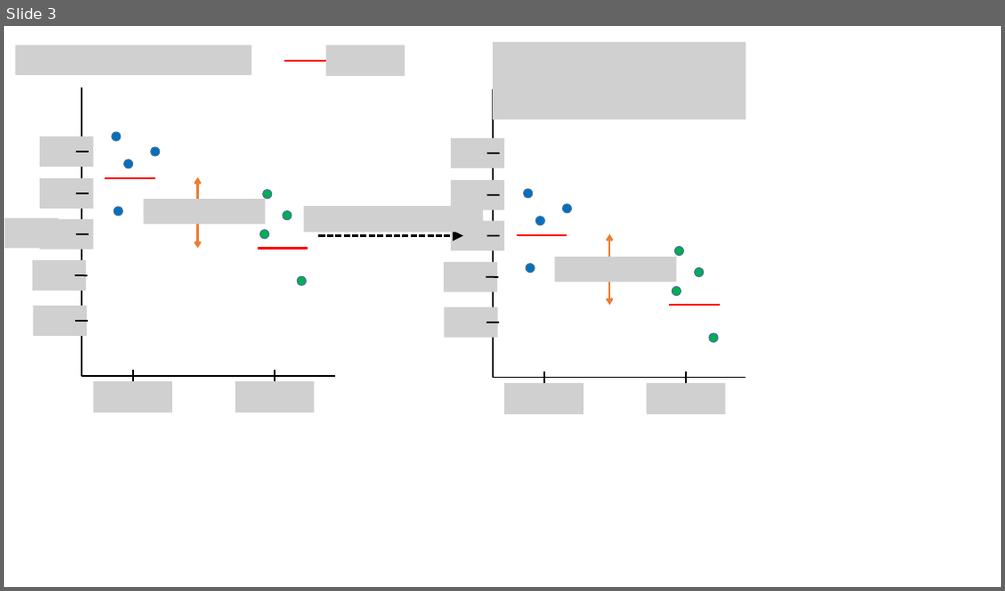
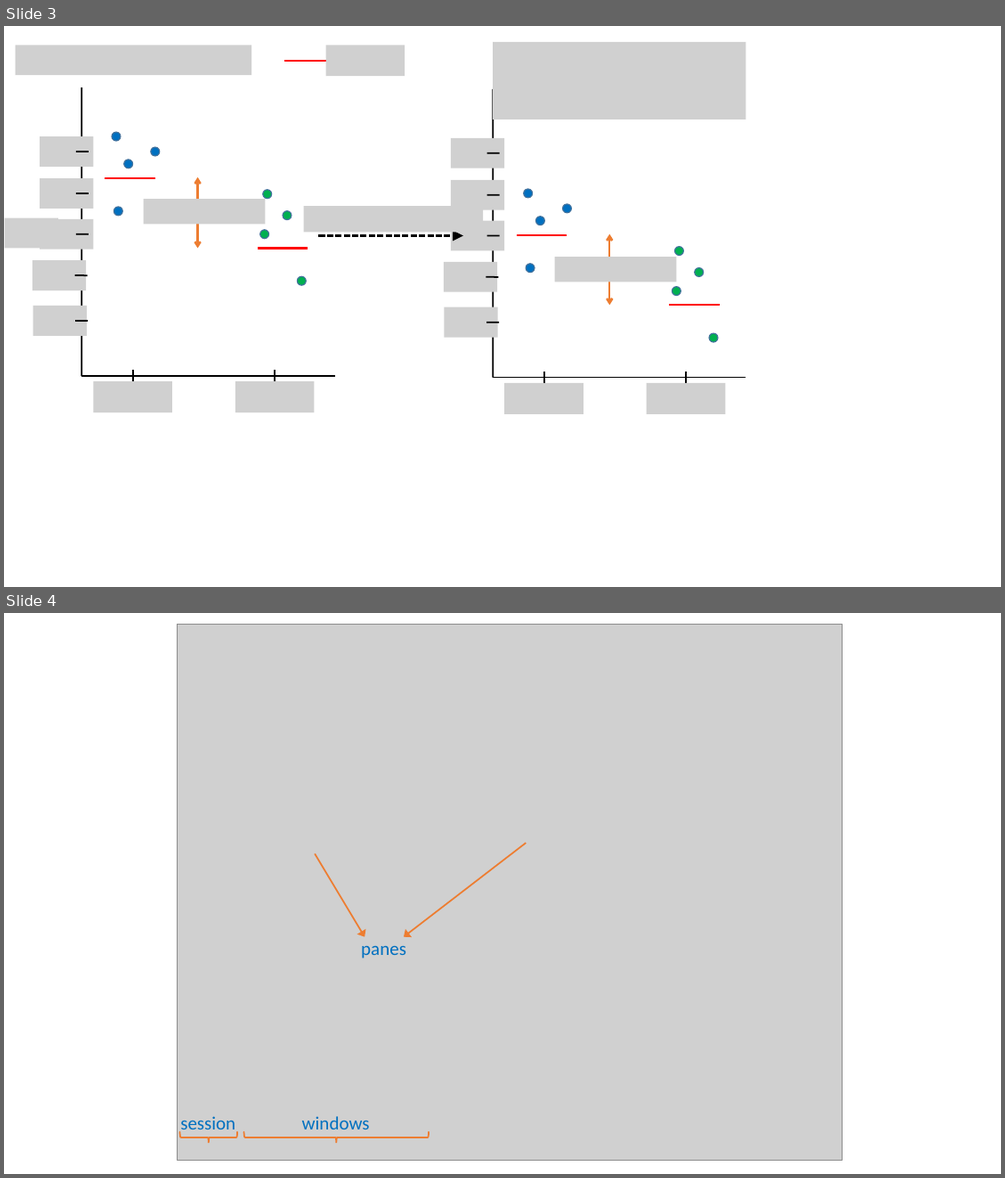
Before and after one commit to gorgitko/analysis_of_gene_expression, a slide deck: Exercises/figures.pptx. Shown one above the other, each under a label of ours: slide 3 before the commit, slides 3 and 4 after it. The pictures are 1005x591 and 1005x1178 pixels, drawn with LibreOffice and Linux fonts; fonts in the diff are those of the drawing; grey boxes stand for pictures. Boxes give left, top, right and bottom in pixels: in the first picture for what was removed or moved away, otherwise in the second. Text is boxed around its words. In the diff, an @@ line names an element or a change of style, - is before the commit and + after.

```diff
--- a/Exercises/figures.pptx
+++ b/Exercises/figures.pptx
@@ slide 4 added at bbox=[4, 613, 1001, 1174], background #FFFFFF @@
@@ picture added at bbox=[177, 625, 842, 1160] @@
@@ arrow added from (526, 843) to (404, 937), #ED7D31 1.5 pt @@
@@ arrow added from (316, 854) to (364, 937), #ED7D31 1.5 pt @@
@@ text added at bbox=[361, 946, 406, 958], 18 pt, text #0070C0 @@
+panes
@@ text added at bbox=[180, 1116, 235, 1135], 18 pt, text #0070C0 @@
+session
@@ text added at bbox=[302, 1116, 370, 1129], 18 pt, text #0070C0 @@
+windows
@@ left brace added at bbox=[179, 1132, 237, 1143], outline #ED7D31 1.5 pt @@
@@ left brace added at bbox=[244, 1132, 429, 1143], outline #ED7D31 1.5 pt @@
```
Also in this commit, not shown: 3 other files.
